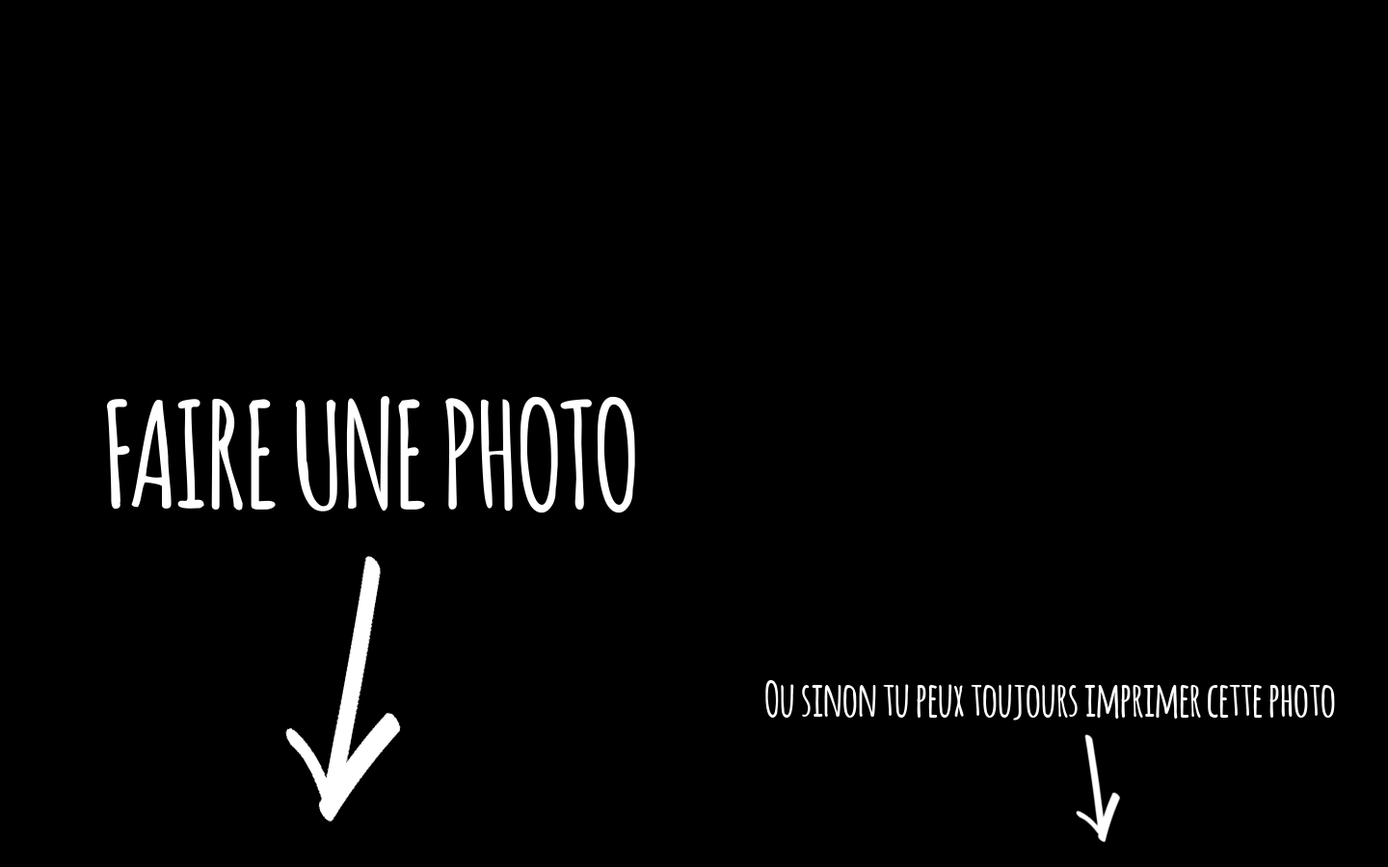
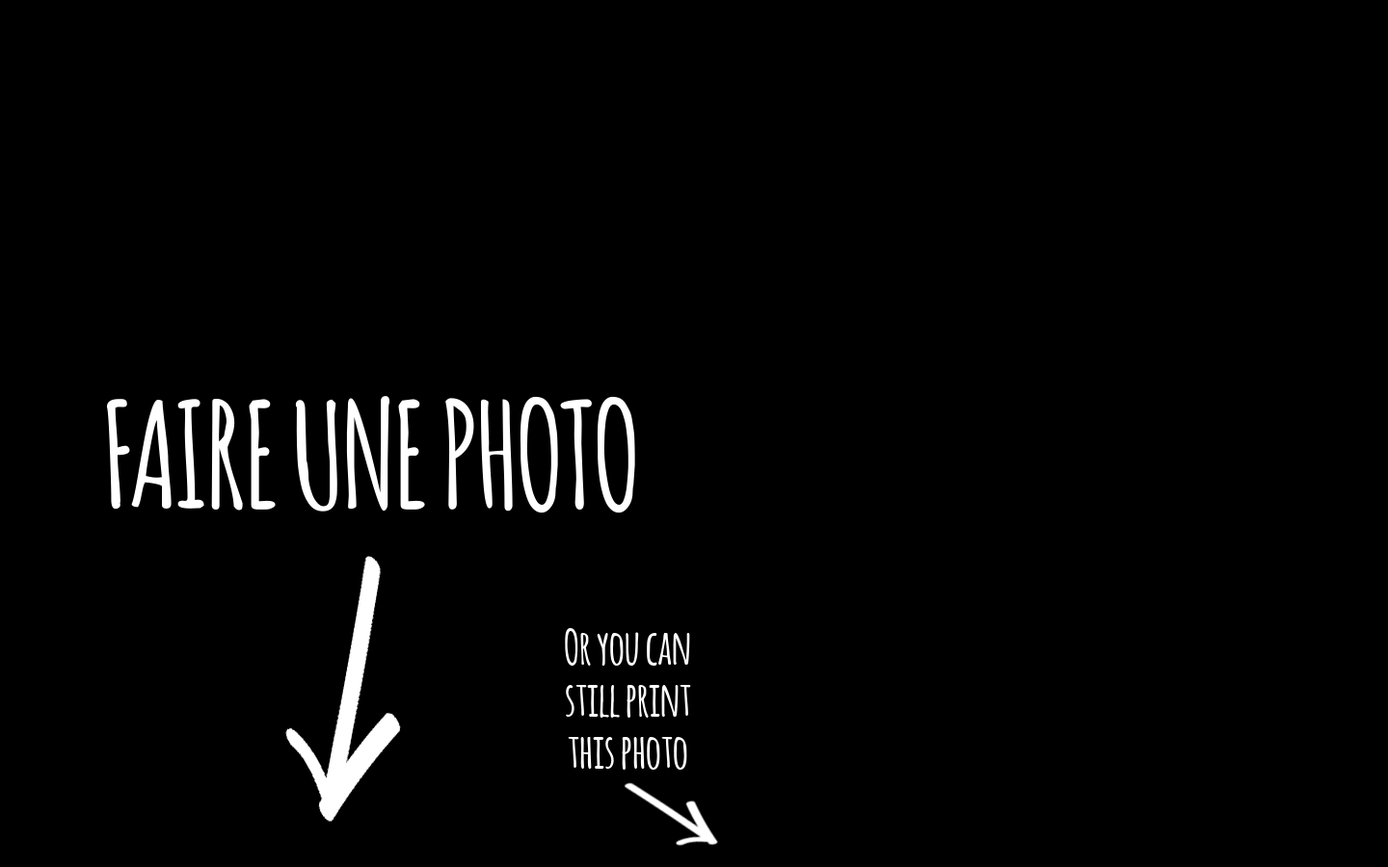
Layered file, before and after one edit (1388px x 867px). Changes by layer:
renamed "Presse-papiers" to "fleche droite", moved it above "Or you can..", painted on it over <box>623,734,1121,848</box>
added layer "Or you can.." above "Ou sinon ..." over <box>564,628,691,770</box>
renamed "Ou sinon tu peux toujours impr..." to "Ou sinon ...", hid it, moved it above "Arrière-plan", painted on it over <box>564,628,1335,770</box>
